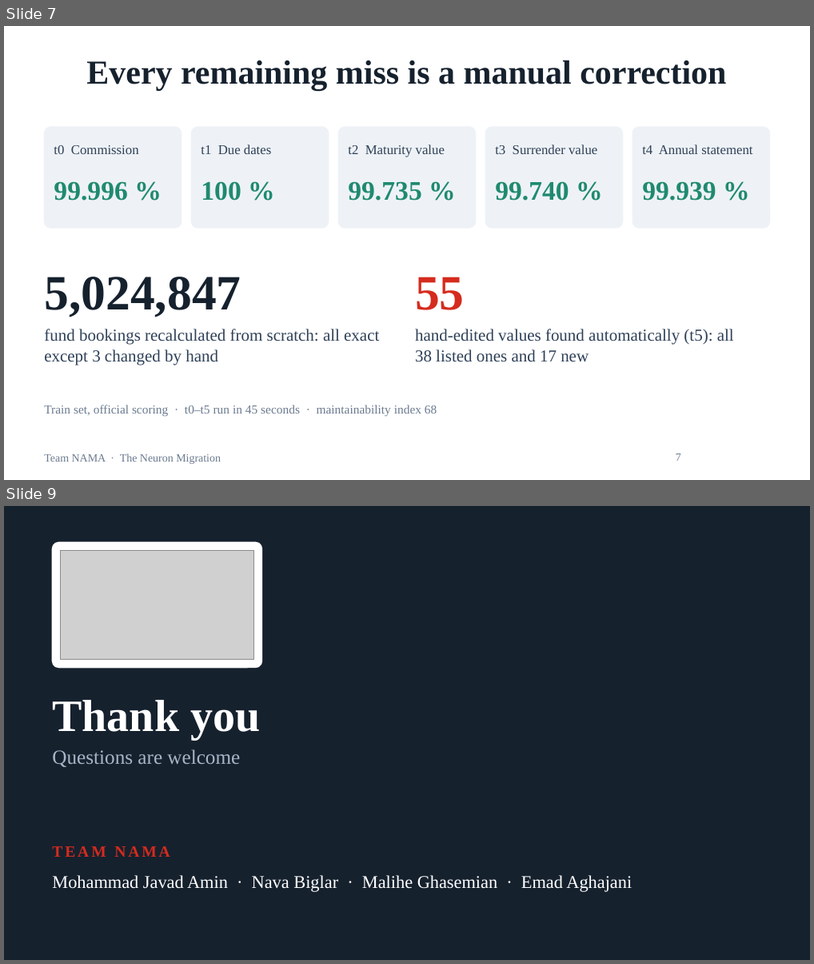
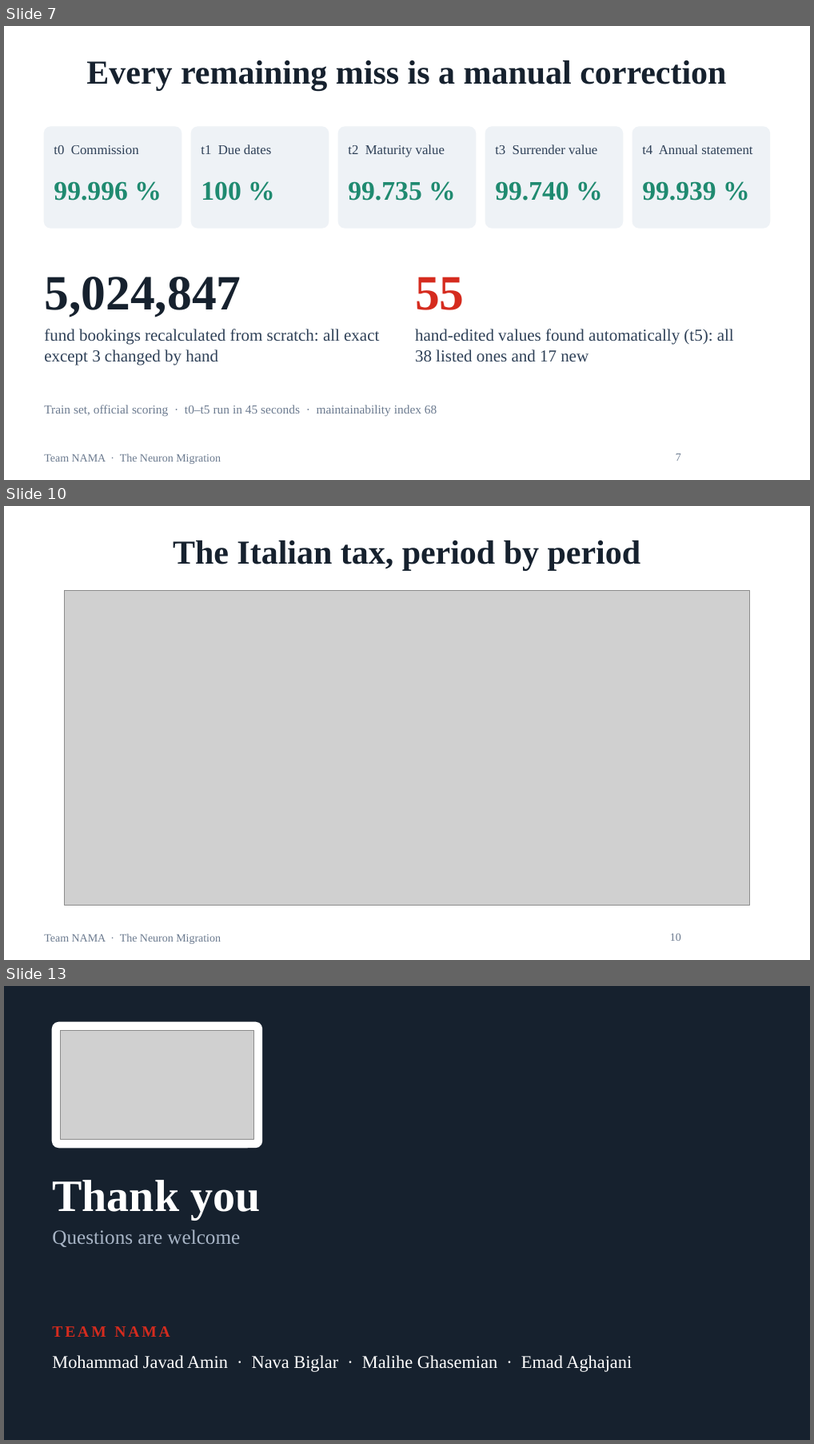
Before and after one commit to mj-amin-ece/Lifeware-Challenge, a slide deck: presentation/NAMA_Neuron_Migration.pptx. Shown one above the other, each under a label of ours: slides 7 and 9 before the commit, slides 7, 10 and 13 after it; the slides between them are not shown. The pictures are 814x964 and 814x1444 pixels, drawn with LibreOffice and Linux fonts; fonts in the diff are those of the drawing; grey boxes stand for pictures; background and template pictures are left out. Boxes give left, top, right and bottom in pixels: in the first picture for what was removed or moved away, otherwise in the second. Text is boxed around its words. In the diff, an @@ line names an element or a change of style, - is before the commit and + after.

Commit message:
Deck and video script: five t7 slides (method, one rule per mismatch, Italian split, results, the law) with the new plots

```diff
--- a/presentation/NAMA_Neuron_Migration.pptx
+++ b/presentation/NAMA_Neuron_Migration.pptx
@@ slide 10 added at (4,506,810,960), background #FFFFFF; not listed: 1 template element that a slide beside it also shows @@
@@ title added at (173,540,642,570), 30 pt, text #16212E, bold @@
+The Italian tax, period by period
@@ picture added at (65,591,750,905) @@
@@ page number added at (670,932,682,940), 10 pt, text #6B7A8F @@
+10
@@ what was slide 9 is now slide 13 @@
```
Also in this commit, not shown: 4 other slides added, 1 slide removed, 2 other files.
